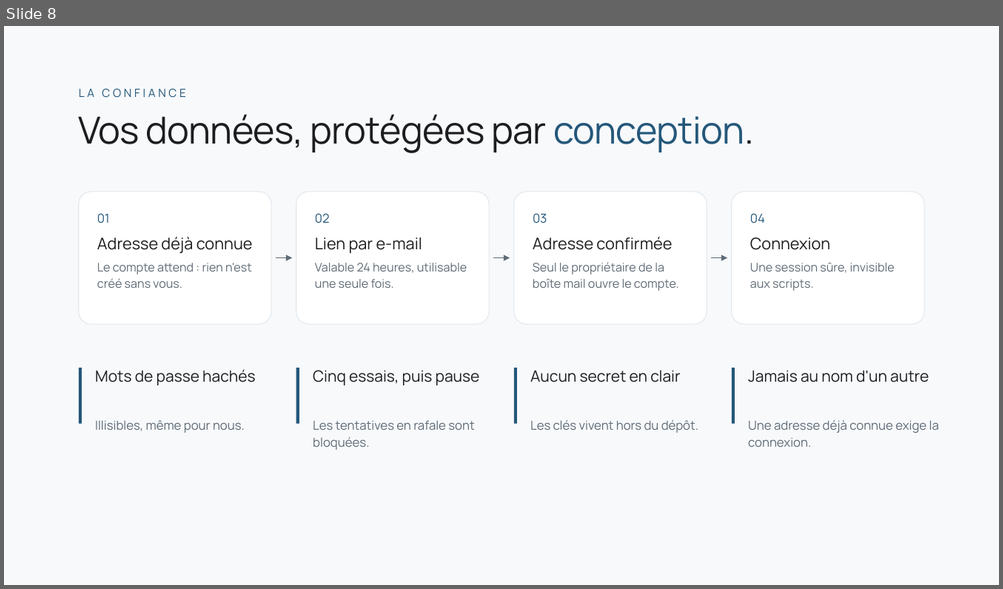
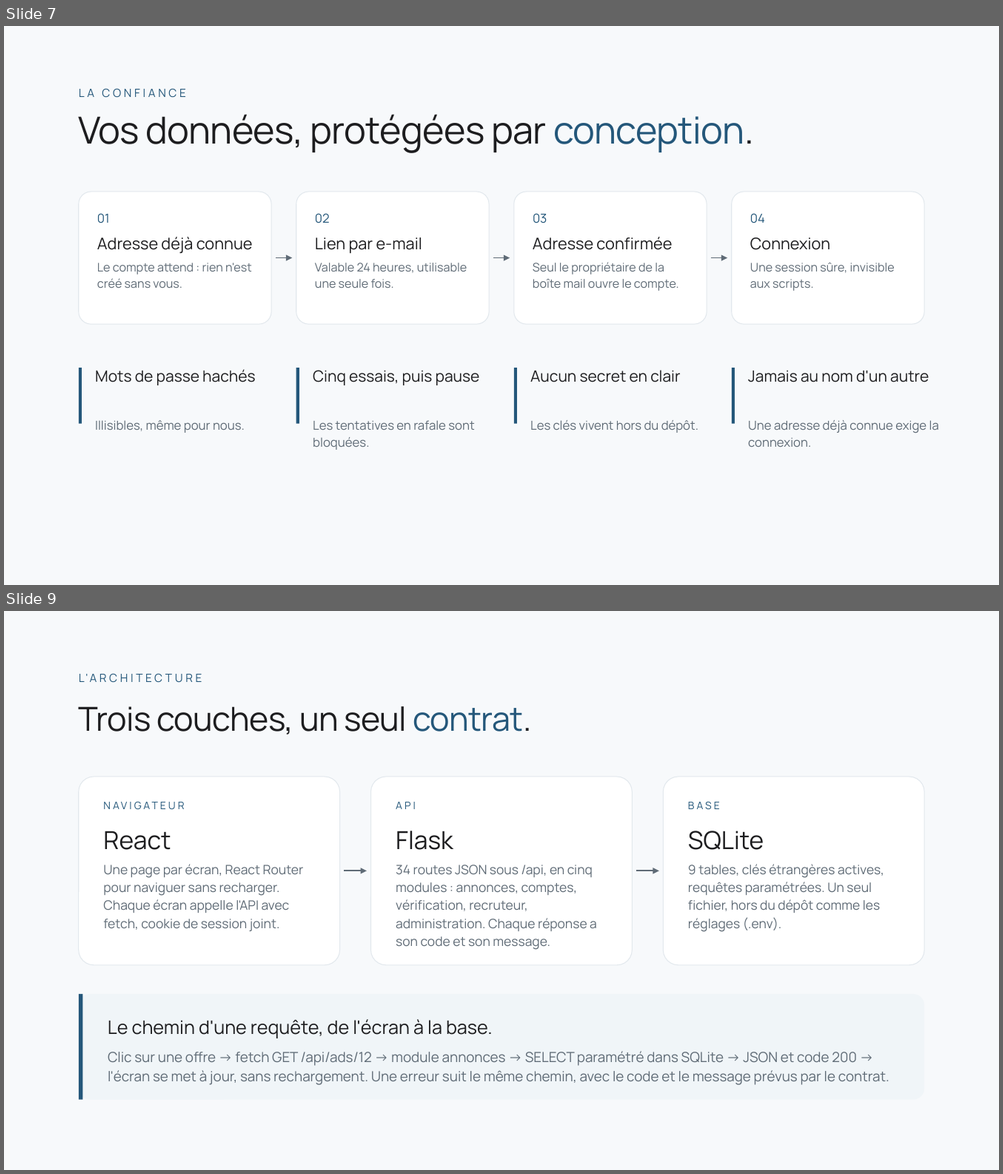
Before and after one commit to Yohan-AVRONSART/Projets, a slide deck: docs/YIA_Jobs_soutenance.pptx. Shown one above the other, each under a label of ours: slide 8 before the commit, slides 7 and 9 after it; the slides between them are not shown. The pictures are 1003x589 and 1003x1174 pixels, drawn with LibreOffice and Linux fonts; fonts in the diff are those of the drawing. Boxes give left, top, right and bottom in pixels: in the first picture for what was removed or moved away, otherwise in the second. Text is boxed around its words. In the diff, an @@ line names an element or a change of style, - is before the commit and + after.

Commit message:
Support de soutenance : stack, architecture, données, organisation, méthode, difficultés

```diff
--- a/docs/YIA_Jobs_soutenance.pptx
+++ b/docs/YIA_Jobs_soutenance.pptx
@@ slide 9 added at (4, 611, 999, 1170), background #F7F9FB @@
@@ text added at (79, 674, 96, 682), 11 pt, text #24577A @@
+L'ARCHITECTURE
@@ text added at (79, 706, 532, 735), 32 pt, text #1D1D1F @@
+Trois couches, un seul contrat.
@@ rounded rectangle added at (79, 777, 340, 965), fill #FFFFFF, outline #E2E8ED 0.75 pt @@
@@ rounded rectangle added at (371, 777, 632, 965), fill #FFFFFF, outline #E2E8ED 0.75 pt @@
@@ rounded rectangle added at (663, 777, 924, 965), fill #FFFFFF, outline #E2E8ED 0.75 pt @@
@@ text added at (103, 797, 314, 827), 10 pt, text #24577A @@
+NAVIGATEUR
@@ text added at (395, 802, 415, 809), 10 pt, text #24577A @@
+API
@@ text added at (688, 801, 720, 809), 10 pt, text #24577A @@
+BASE
@@ text added at (103, 831, 170, 850), 24 pt, text #1D1D1F @@
+React
@@ text added at (395, 831, 453, 850), 24 pt, text #1D1D1F @@
+Flask
@@ text added at (688, 831, 763, 850), 24 pt, text #1D1D1F @@
+SQLite
@@ text added at (103, 864, 304, 931), 12.5 pt, text #5F6B76 @@
+Une page par écran, React Router pour naviguer sans recharger. Chaque écran appelle l'API avec fetch, cookie de session joint.
@@ arrow added from (344, 871) to (367, 871), #5F6B76 1.25 pt @@
@@ text added at (395, 865, 597, 950), 12.5 pt, text #5F6B76 @@
+34 routes JSON sous /api, en cinq modules : annonces, comptes, vérification, recruteur, administration. Chaque réponse a son code et son message.
@@ arrow added from (636, 871) to (659, 871), #5F6B76 1.25 pt @@
@@ text added at (688, 864, 884, 932), 12.5 pt, text #5F6B76 @@
+9 tables, clés étrangères actives, requêtes paramétrées. Un seul fichier, hors du dépôt comme les réglages (.env).
@@ rounded rectangle added at (79, 994, 924, 1100), fill #F0F5F8 @@
@@ rectangle added at (79, 994, 83, 1100), fill #24577A @@
@@ text added at (108, 1019, 492, 1039), 18 pt, text #1D1D1F @@
+Le chemin d'une requête, de l'écran à la base.
@@ text added at (108, 1051, 889, 1085), 13.5 pt, text #5F6B76 @@
+Clic sur une offre → fetch GET /api/ads/12 → module annonces → SELECT paramétré dans SQLite → JSON et code 200 → l'écran se met à jour, sans rechargement. Une erreur suit le même chemin, avec le code et le message prévus par le contrat.
@@ what was slide 8 is now slide 7 @@
```
Also in this commit, not shown: 5 other slides added, 2 slides removed, 1 other file.
